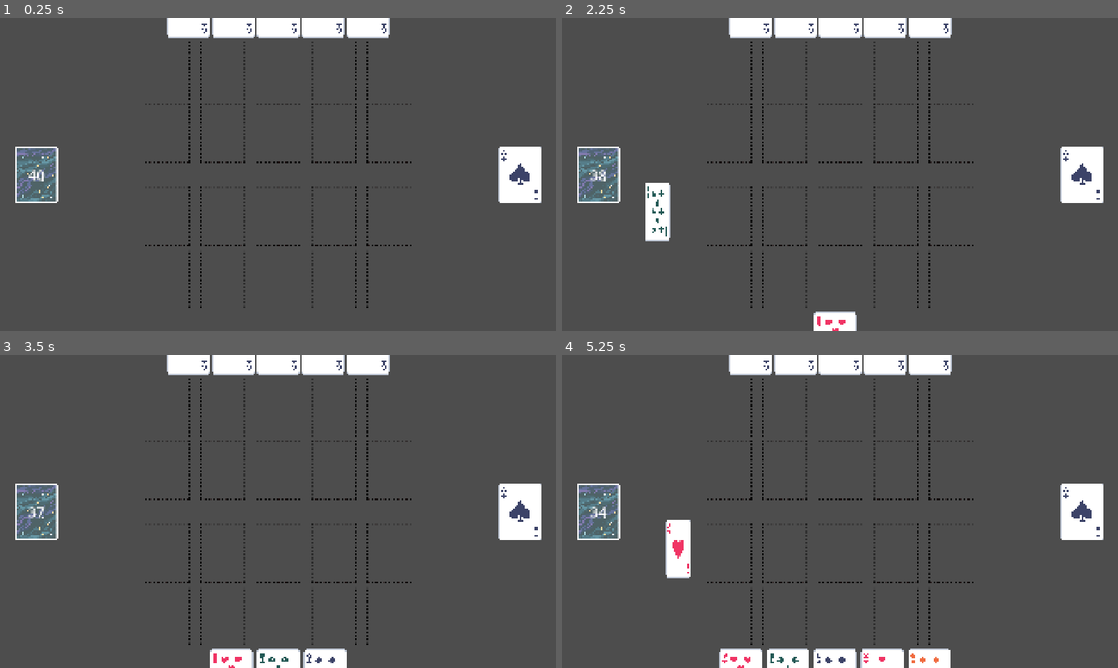
Above: before the commit, frames 1-4 (two rows, left to right).
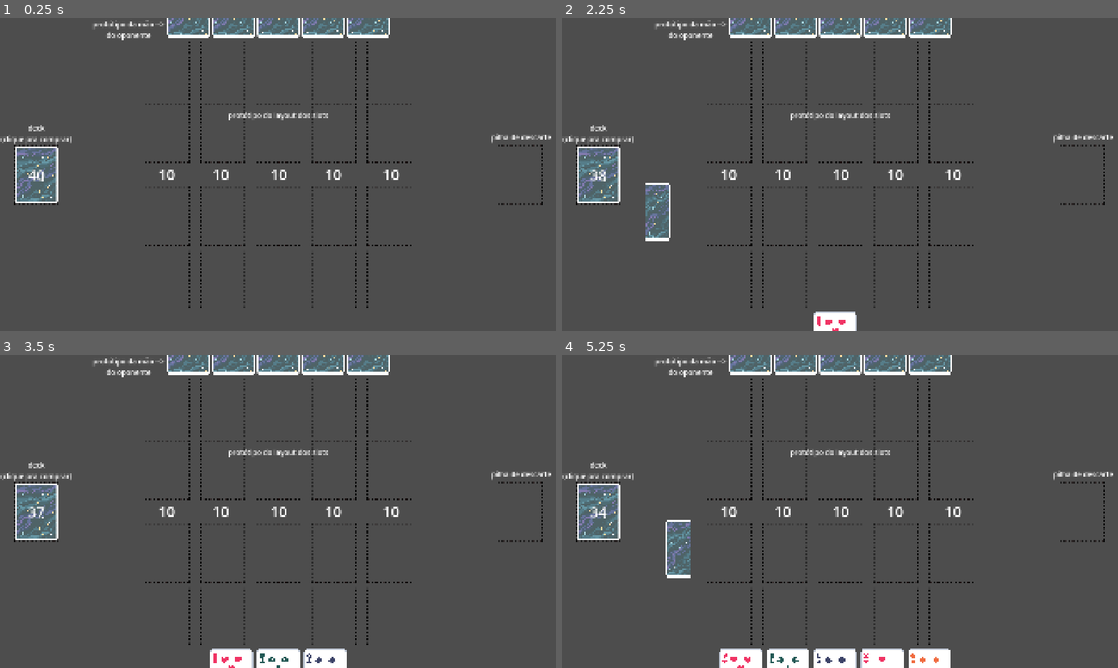
Above: after the commit, the same moments.

Repository: alvaro-stein/FRACTURE
Game: Godot game, scene res://scenes/main scenes/main.tscn
Same seed, same stepped clock (60 frames per second), same inputs: the game is played once before the commit and once after it.
Inputs (mouse positions are in pixels of both pictures, inside the frame that each line leads up to):
- Up to frame 1 (0.25 s): no input
- Up to frame 2 (2.25 s): tap Enter at 0.5, 2 s; drag from (1079, 174) to (600, 174) at 0.52 s; tap Space at 1.25 s; drag from (600, 174) to (1079, 174) at 1.27 s; move the mouse to (600, 174) at 2.02 s; click (600, 174) at 2.17 s
- Up to frame 3 (3.5 s): tap Space at 2.75 s; drag from (38, 511) to (111, 464) at 2.77 s
- Up to frame 4 (5.25 s): tap Enter at 3.5 s; drag from (600, 511) to (1079, 511) at 3.52 s; tap Space at 4.25 s; drag from (600, 511) to (1079, 511) at 4.27 s; move the mouse to (600, 511) at 5.02 s; click (600, 511) at 5.17 s

The runs differ from the first frame. In frame 1, 4.6% of the frame differs, in the area x 0-100%, y 0-60%; in frame 2, 5.4%; in frame 3, 4.6%; in frame 4, 5.4%, in the area x 0-100%, y 0-72%.

Commit message:
add discard pile feature

Diff:
--- a/scenes/Cards/card.tscn
+++ b/scenes/Cards/card.tscn
@@ -6,6 +6,57 @@
 
 [sub_resource type="RectangleShape2D" id="RectangleShape2D_ad4w7"]
 size = Vector2(148, 200)
+
+[sub_resource type="Animation" id="Animation_73nwn"]
+length = 0.001
+tracks/0/type = "value"
+tracks/0/imported = false
+tracks/0/enabled = true
+tracks/0/path = NodePath("Back:scale")
+tracks/0/interp = 1
+tracks/0/loop_wrap = true
+tracks/0/keys = {
+"times": PackedFloat32Array(0),
+"transitions": PackedFloat32Array(1),
+"update": 0,
+"values": [Vector2(0.165, 0.165)]
+}
+tracks/1/type = "value"
+tracks/1/imported = false
+tracks/1/enabled = true
+tracks/1/path = NodePath("Front:scale")
+tracks/1/interp = 1
+tracks/1/loop_wrap = true
+tracks/1/keys = {
+"times": PackedFloat32Array(0),
+"transitions": PackedFloat32Array(1),
+"update": 0,
+"values": [Vector2(0.179, 0.179)]
+}
+tracks/2/type = "value"
+tracks/2/imported = false
+tracks/2/enabled = true
+tracks/2/path = NodePath("Back:visible")
+tracks/2/interp = 1
+tracks/2/loop_wrap = true
+tracks/2/keys = {
+"times": PackedFloat32Array(0),
+"transitions": PackedFloat32Array(1),
+"update": 1,
+"values": [true]
+}
+tracks/3/type = "value"
+tracks/3/imported = false
+tracks/3/enabled = true
+tracks/3/path = NodePath("Front:visible")
+tracks/3/interp = 1
+tracks/3/loop_wrap = true
+tracks/3/keys = {
+"times": PackedFloat32Array(0),
+"transitions": PackedFloat32Array(1),
+"update": 1,
+"values": [false]
+}
 
 [sub_resource type="Animation" id="Animation_jl6rh"]
 resource_name = "flip"
@@ -59,57 +110,6 @@
 "values": [false, true]
 }
 
-[sub_resource type="Animation" id="Animation_73nwn"]
-length = 0.001
-tracks/0/type = "value"
-tracks/0/imported = false
-tracks/0/enabled = true
-tracks/0/path = NodePath("Back:scale")
-tracks/0/interp = 1
-tracks/0/loop_wrap = true
-tracks/0/keys = {
-"times": PackedFloat32Array(0),
-"transitions": PackedFloat32Array(1),
-"update": 0,
-"values": [Vector2(0.165, 0.165)]
-}
-tracks/1/type = "value"
-tracks/1/imported = false
-tracks/1/enabled = true
-tracks/1/path = NodePath("Front:scale")
-tracks/1/interp = 1
-tracks/1/loop_wrap = true
-tracks/1/keys = {
-"times": PackedFloat32Array(0),
-"transitions": PackedFloat32Array(1),
-"update": 0,
-"values": [Vector2(0.179, 0.179)]
-}
-tracks/2/type = "value"
-tracks/2/imported = false
-tracks/2/enabled = true
-tracks/2/path = NodePath("Back:visible")
-tracks/2/interp = 1
-tracks/2/loop_wrap = true
-tracks/2/keys = {
-"times": PackedFloat32Array(0),
-"transitions": PackedFloat32Array(1),
-"update": 1,
-"values": [false]
-}
-tracks/3/type = "value"
-tracks/3/imported = false
-tracks/3/enabled = true
-tracks/3/path = NodePath("Front:visible")
-tracks/3/interp = 1
-tracks/3/loop_wrap = true
-tracks/3/keys = {
-"times": PackedFloat32Array(0),
-"transitions": PackedFloat32Array(1),
-"update": 1,
-"values": [true]
-}
-
 [sub_resource type="AnimationLibrary" id="AnimationLibrary_73nwn"]
 _data = {
 &"RESET": SubResource("Animation_73nwn"),
--- a/scenes/Cards/card_manager.gd
+++ b/scenes/Cards/card_manager.gd
@@ -9,7 +9,12 @@
 @onready var card_slot_manager: Node2D = $"../CardSlotManager"
 var card_slot_hovered:
 	get: return card_slot_manager.card_slot_hovered
+@onready var discard_pile: Node2D = $"../DiscardPile"
+var discard_pile_hovered:
+	get: return discard_pile.discard_pile_hovered
 @onready var player_hand: Node2D = $"../PlayerHand"
+@onready var deck: Node2D = $"../Deck"
+
 
 
 # Called when the node enters the scene tree for the first time.
@@ -48,6 +53,8 @@
 			card_slot_hovered.is_empty = false
 			card_being_dragged.position = card_slot_hovered.position
 			card_being_dragged.get_node("Area2D/CollisionShape2D").disabled = true
+		elif discard_pile_hovered and not deck.is_empty:
+			discard_pile.discard_and_buy(card_being_dragged)
 		else:
 			player_hand.add_card_to_hand(highlighted_card)
 		card_being_dragged = null
--- a/scenes/cards/deck.gd
+++ b/scenes/cards/deck.gd
@@ -6,6 +6,7 @@
 
 var deck_pile: Array[Card] = []
 var deck_pile_hovered: bool = false
+var is_empty: bool = false
 
 
 # Called when the node enters the scene tree for the first time.
@@ -22,21 +23,21 @@
 	$Label.text = str(deck_pile.size())
 
 
-func draw() -> void:
+func buy() -> void:
 	var card = deck_pile.pop_back()
 	player_hand.add_card_to_hand(card)
 	card.flip()
 	card.get_node("Area2D/CollisionShape2D").disabled = false
 	$Label.text = str(deck_pile.size())
 	if not deck_pile:
-		self.visible = false
+		is_empty = true
 		self.get_node("Area2D/CollisionShape2D").disabled = true
 
 
 func _input(event: InputEvent) -> void:
 	if event is InputEventMouseButton and event.button_index == MOUSE_BUTTON_LEFT and deck_pile_hovered:
-		if event.pressed:
-			draw()
+		if event.pressed and not is_empty:
+			buy()
 
 
 func _on_area_2d_mouse_entered() -> void:
--- a/scenes/cards/deck.tscn
+++ b/scenes/cards/deck.tscn
@@ -1,7 +1,7 @@
 [gd_scene load_steps=4 format=3 uid="uid://ebsp8cgsjef6"]
 
 [ext_resource type="Script" uid="uid://dgsf6tyx50isy" path="res://scenes/cards/deck.gd" id="1_4e1uv"]
-[ext_resource type="Texture2D" uid="uid://dwhlgd68uq0b1" path="res://assets/sprites/balatro cards/figures/Deck Backs18.png" id="2_u5uvd"]
+[ext_resource type="Texture2D" uid="uid://cut4std3hi5ys" path="res://assets/sprites/CardSlot.png" id="2_u5uvd"]
 
 [sub_resource type="RectangleShape2D" id="RectangleShape2D_u5uvd"]
 size = Vector2(148, 200)
@@ -11,7 +11,7 @@
 script = ExtResource("1_4e1uv")
 
 [node name="Sprite2D" type="Sprite2D" parent="."]
-scale = Vector2(0.165, 0.165)
+scale = Vector2(0.85, 0.772)
 texture = ExtResource("2_u5uvd")
 
 [node name="Area2D" type="Area2D" parent="."]
--- /dev/null
+++ b/scenes/cards/discard_pile.gd
@@ -0,0 +1,19 @@
+extends Node2D
+
+@onready var card_manager: Node2D = $"../CardManager"
+@onready var deck: Node2D = $"../Deck"
+var discard_pile_hovered: bool = false
+
+
+func discard_and_buy(discarded_card: Card) -> void:
+	discarded_card.position = self.position
+	discarded_card.get_node("Area2D/CollisionShape2D").disabled = true
+	deck.buy()
+
+
+func _on_area_2d_mouse_entered() -> void:
+	discard_pile_hovered = true
+
+
+func _on_area_2d_mouse_exited() -> void:
+	discard_pile_hovered = false
--- /dev/null
+++ b/scenes/cards/discard_pile.tscn
@@ -0,0 +1,23 @@
+[gd_scene load_steps=4 format=3 uid="uid://cxa4rkkv3bmd0"]
+
+[ext_resource type="Script" uid="uid://kv3u5615ac1x" path="res://scenes/cards/discard_pile.gd" id="1_ywn7x"]
+[ext_resource type="Texture2D" uid="uid://cut4std3hi5ys" path="res://assets/sprites/CardSlot.png" id="2_fagtb"]
+
+[sub_resource type="RectangleShape2D" id="RectangleShape2D_fagtb"]
+size = Vector2(174.118, 259.067)
+
+[node name="DiscardPile" type="Node2D"]
+script = ExtResource("1_ywn7x")
+
+[node name="Sprite2D" type="Sprite2D" parent="."]
+scale = Vector2(0.85, 0.772)
+texture = ExtResource("2_fagtb")
+
+[node name="Area2D" type="Area2D" parent="."]
+scale = Vector2(0.85, 0.772)
+
+[node name="CollisionShape2D" type="CollisionShape2D" parent="Area2D"]
+shape = SubResource("RectangleShape2D_fagtb")
+
+[connection signal="mouse_entered" from="Area2D" to="." method="_on_area_2d_mouse_entered"]
+[connection signal="mouse_exited" from="Area2D" to="." method="_on_area_2d_mouse_exited"]
--- a/scenes/main scenes/match.tscn
+++ b/scenes/main scenes/match.tscn
@@ -7,6 +7,7 @@
 [ext_resource type="PackedScene" uid="uid://ebsp8cgsjef6" path="res://scenes/cards/deck.tscn" id="4_ybgof"]
 [ext_resource type="PackedScene" uid="uid://c2etx6kcf7wll" path="res://scenes/cards/card_slot.tscn" id="5_g2ndp"]
 [ext_resource type="PackedScene" uid="uid://crgylbabj2taj" path="res://scenes/cards/player_hand.tscn" id="5_ybgof"]
+[ext_resource type="PackedScene" uid="uid://cxa4rkkv3bmd0" path="res://scenes/cards/discard_pile.tscn" id="7_taav6"]
 
 [node name="Match" type="Node2D"]
 script = ExtResource("1_6ncua")
@@ -27,9 +28,6 @@
 
 [node name="Card7" parent="CardManager" instance=ExtResource("3_mtvpx")]
 position = Vector2(1270, -33.333)
-
-[node name="Card2" parent="CardManager" instance=ExtResource("3_mtvpx")]
-position = Vector2(1795, 540)
 
 [node name="CardSlotManager" parent="." instance=ExtResource("3_ni3me")]
 
@@ -96,4 +94,59 @@
 [node name="Deck" parent="." instance=ExtResource("4_ybgof")]
 position = Vector2(125, 540)
 
+[node name="DiscardPile" parent="." instance=ExtResource("7_taav6")]
+position = Vector2(1795, 540)
+
 [node name="PlayerHand" parent="." instance=ExtResource("5_ybgof")]
+
+[node name="notes" type="Node" parent="."]
+
+[node name="Label deck" type="Label" parent="notes"]
+offset_left = 2.0
+offset_top = 361.0
+offset_right = 247.0
+offset_bottom = 434.0
+theme_override_font_sizes/font_size = 25
+text = "deck
+(clique pra comprar)"
+horizontal_alignment = 1
+vertical_alignment = 1
+
+[node name="Label2 discard pile" type="Label" parent="notes"]
+offset_left = 1696.0
+offset_top = 393.0
+offset_right = 1903.0
+offset_bottom = 428.0
+theme_override_font_sizes/font_size = 25
+text = "pilha de descarte"
+horizontal_alignment = 1
+vertical_alignment = 1
+
+[node name="Label3 opponent hand" type="Label" parent="notes"]
+offset_left = 319.0
+offset_top = 3.0
+offset_right = 567.0
+offset_bottom = 76.0
+theme_override_font_sizes/font_size = 25
+text = "protótipo da mão -->
+do oponente"
+horizontal_alignment = 1
+vertical_alignment = 1
+
+[node name="Label4 slots layout" type="Label" parent="notes"]
+offset_left = 787.0
+offset_top = 317.0
+offset_right = 1133.0
+offset_bottom = 352.0
+theme_override_font_sizes/font_size = 25
+text = "protótipo do layout dos slots"
+
+[node name="Label numbers" type="Label" parent="notes"]
+offset_left = 546.0
+offset_top = 503.0
+offset_right = 790.0
+offset_bottom = 572.0
+theme_override_font_sizes/font_size = 50
+text = "10          10           10          10           10"
+horizontal_alignment = 1
+vertical_alignment = 1
Not shown: 1 places in scenes/Cards/card.tscn that only renumber resources
Not shown, added: scenes/cards/discard_pile.gd.uid
Not shown: 1 places in scenes/main scenes/match.tscn that only renumber resources
Not shown, changed: README.md
Not shown, added: scenes/cards/discard_pile.tscn2189450900.tmp
Not shown, added: scenes/cards/discard_pile.tscn2332303882.tmp
